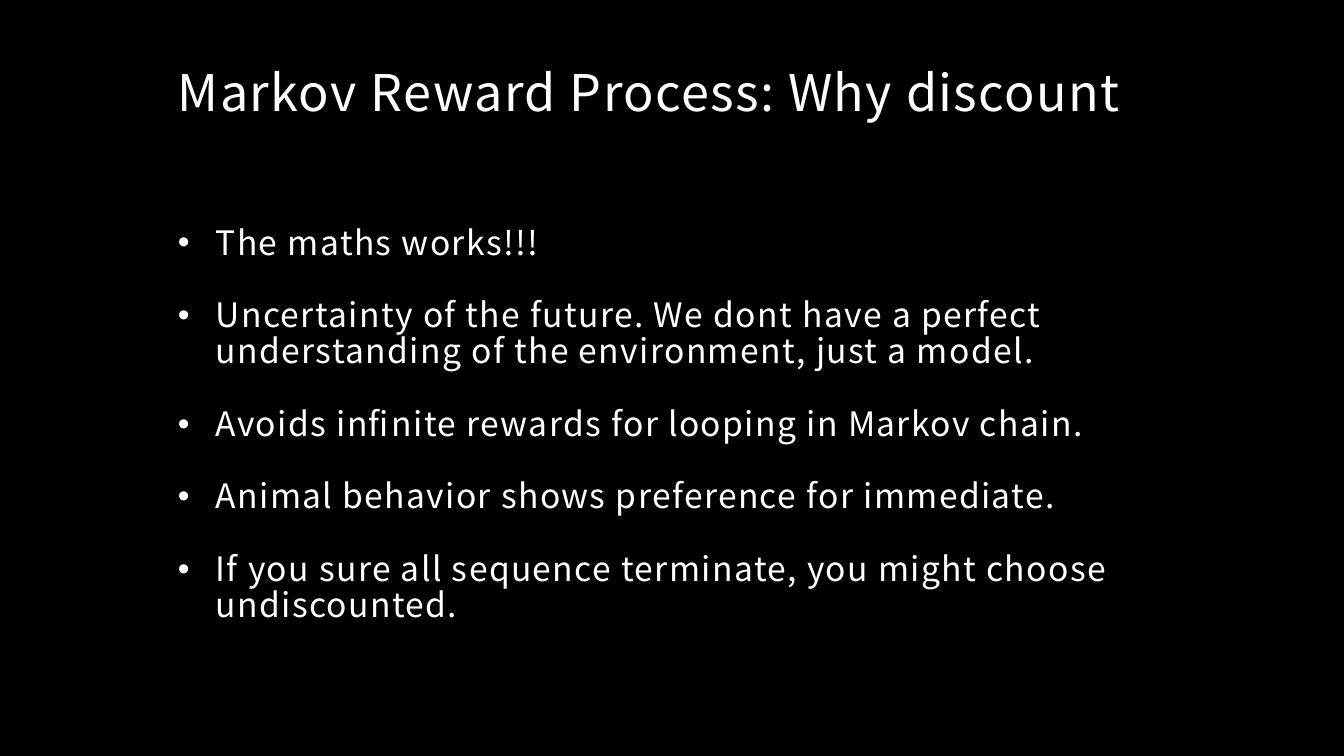
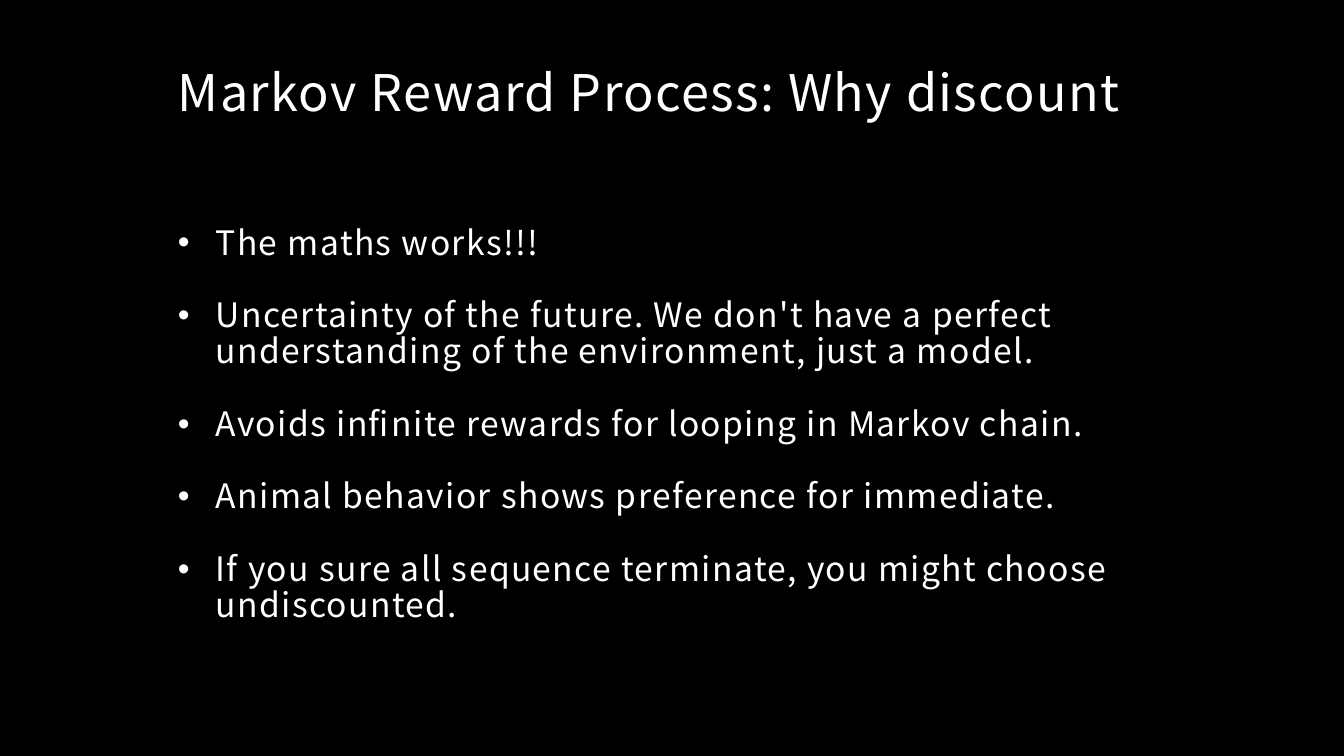
Before and after one commit to MacgyverLin/VintageComputer, a slide deck: slide 13 of Speech/Reinforcement Learning 2.pptx. Drawn at 1344x756 pixels with LibreOffice and Linux fonts; fonts in the diff are those of the drawing; background and template pictures are left out. Boxes give left, top, right and bottom in pixels: in the first picture for what was removed or moved away, otherwise in the second. Text is boxed around its words. In the diff, an @@ line names an element or a change of style, - is before the commit and + after.

```diff
--- a/Speech/Reinforcement Learning 2.pptx
+++ b/Speech/Reinforcement Learning 2.pptx
@@ text at bbox=[216, 300, 1051, 372]: text changed @@
-• Uncertainty of the future. We dont have a perfect understanding of the environment, just a model.
+• Uncertainty of the future. We don't have a perfect understanding of the environment, just a model.
```
Also in this commit, not shown: 13 other slides changed, 7 slides added.
